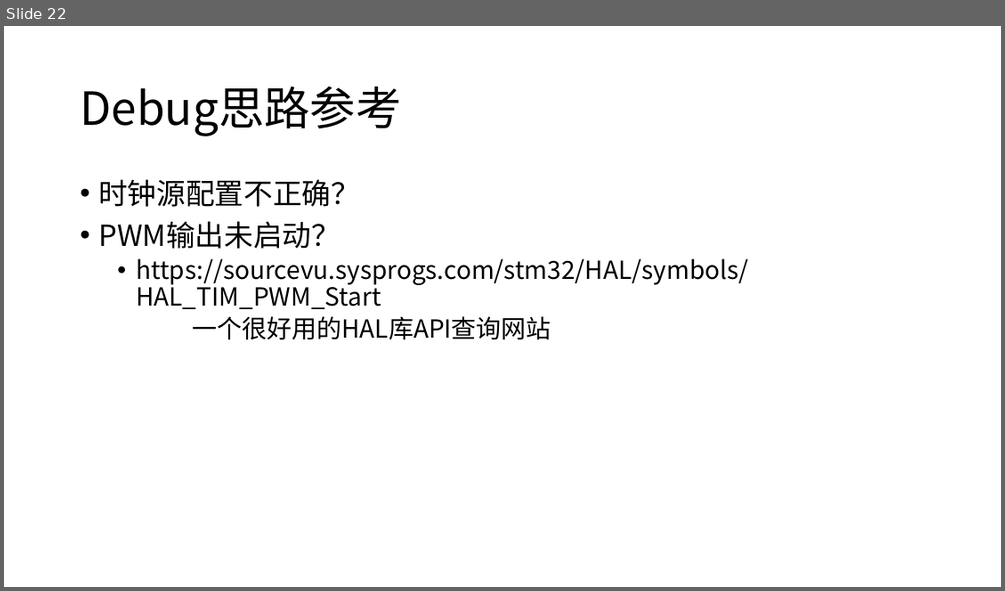
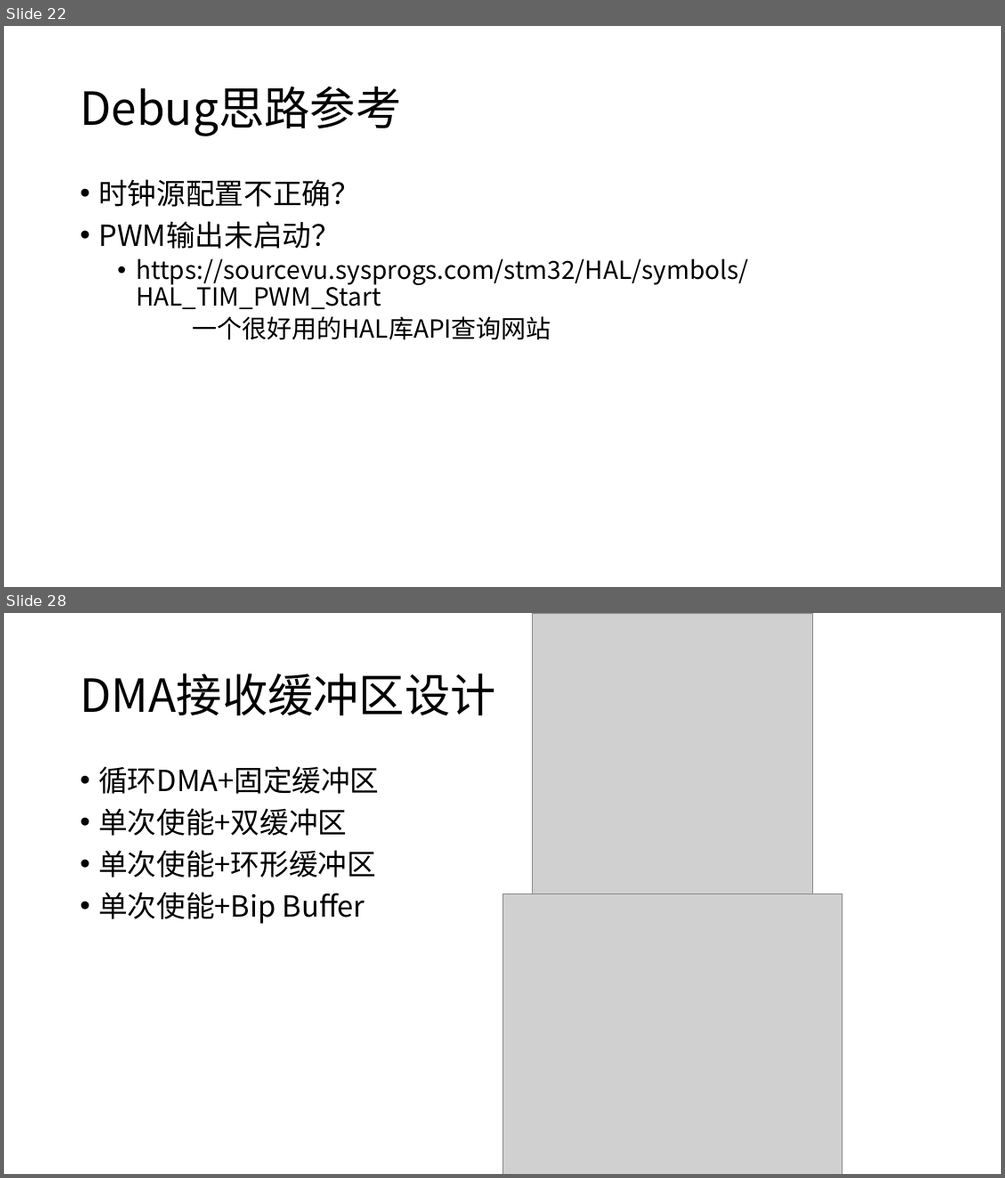
Before and after one commit to JLU-Robomaster-Embedded/embedded_tutorial, a slide deck: 2_STM32基本功能.pptx. Shown one above the other, each under a label of ours: slide 22 before the commit, slides 22 and 28 after it; the slides between them are not shown. The pictures are 1005x591 and 1005x1178 pixels, drawn with LibreOffice and Linux fonts; fonts in the diff are those of the drawing; grey boxes stand for pictures. Boxes give left, top, right and bottom in pixels: in the first picture for what was removed or moved away, otherwise in the second. Text is boxed around its words. In the diff, an @@ line names an element or a change of style, - is before the commit and + after.

```diff
--- a/2_STM32基本功能.pptx
+++ b/2_STM32基本功能.pptx
@@ slide 28 added at (4,613,1001,1174), background #FFFFFF @@
@@ picture added at (533,613,813,893) @@
@@ title added at (80,674,496,715), 44 pt, text #000000 @@
+DMA接收缓冲区设计
@@ text added at (98,766,379,924), 28 pt, text #000000 @@
+• 循环DMA+固定缓冲区
+• 单次使能+双缓冲区
+• 单次使能+环形缓冲区
+• 单次使能+Bip Buffer
@@ picture added at (502,893,843,1174) @@
```
Also in this commit, not shown: 18 other slides added.
